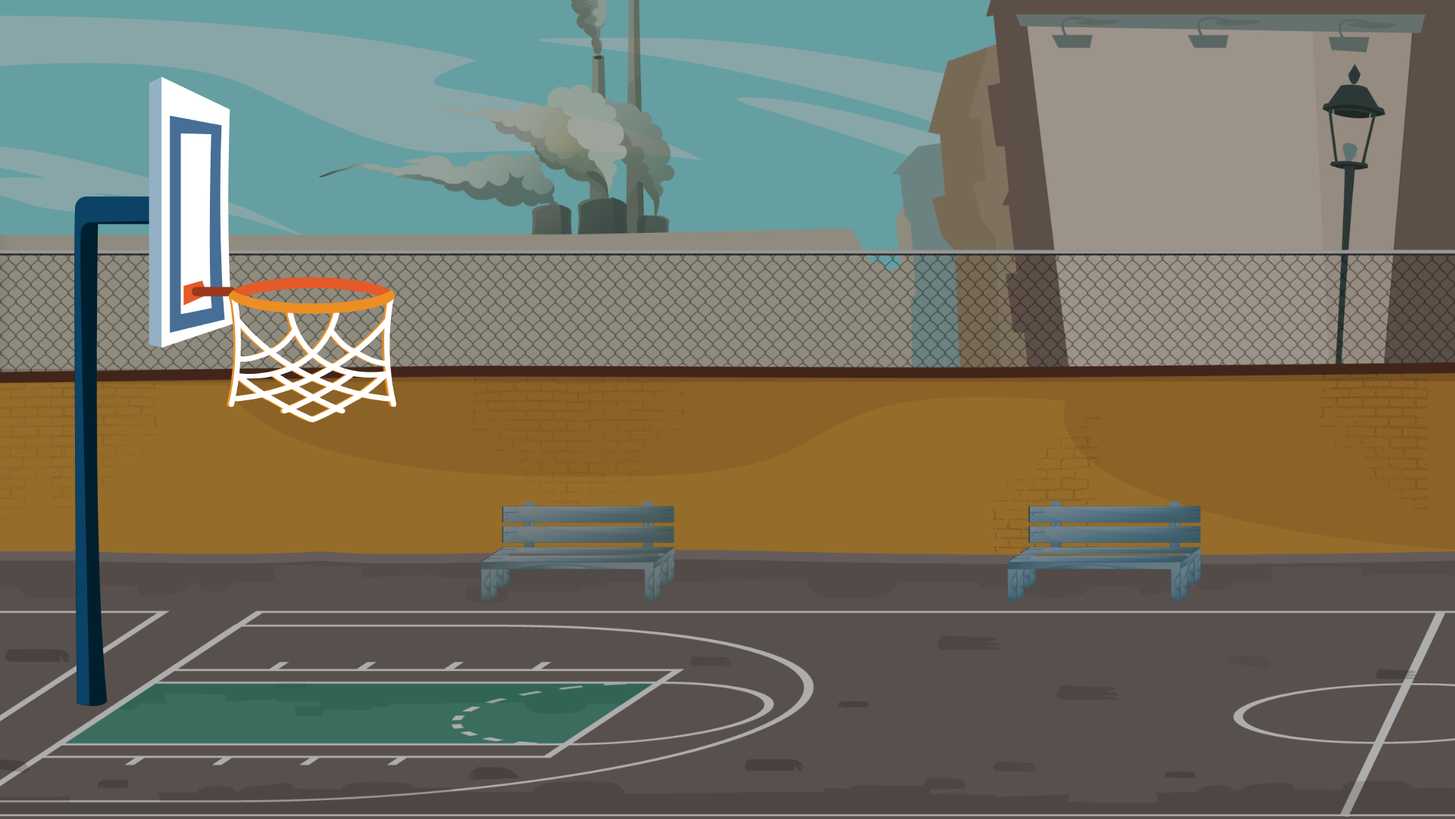
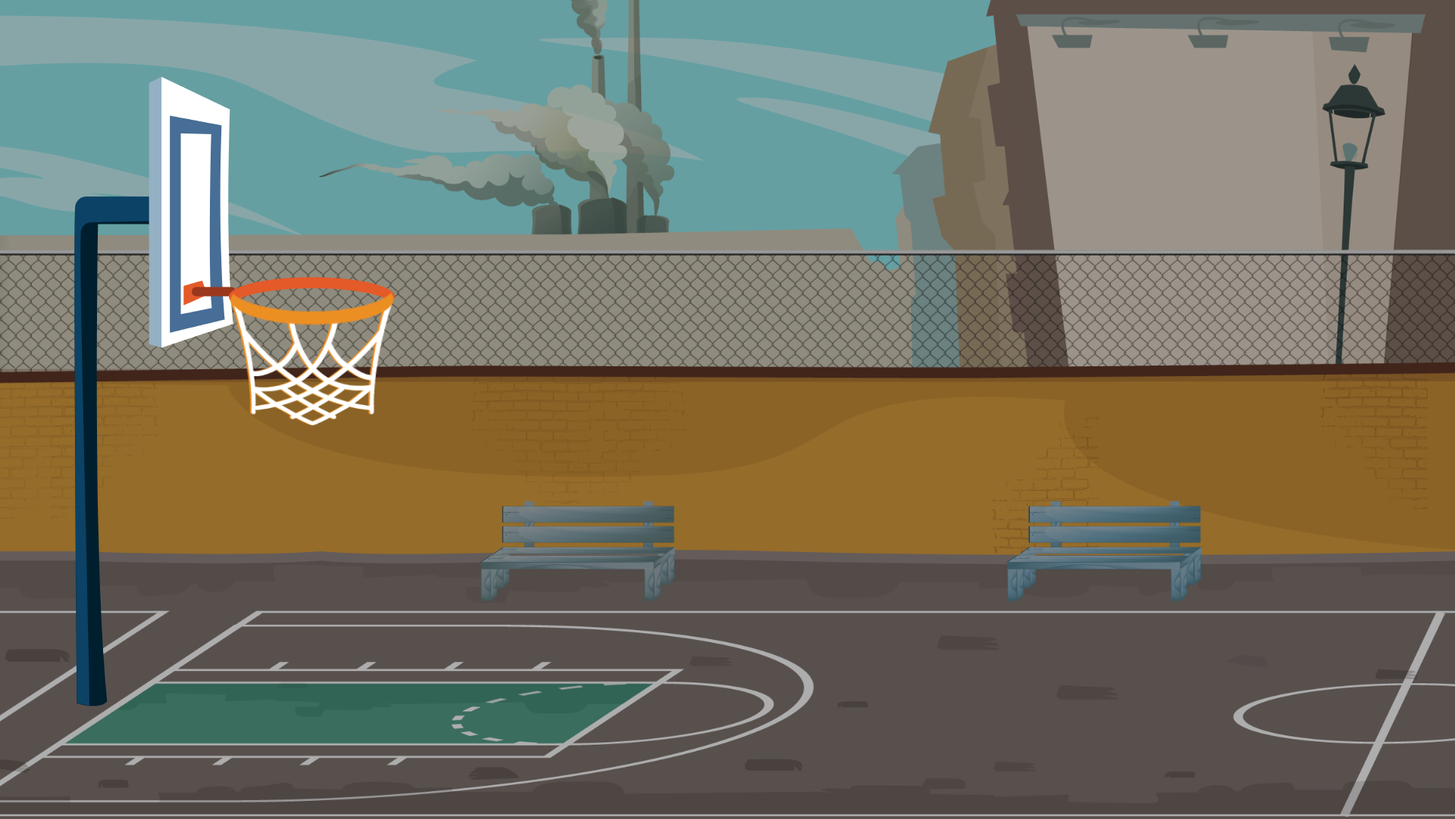
Layers edited between the first and the second 1455 × 819 image:
renamed "Layer 4" to "Layer 6", painted on it over [226, 289, 397, 426]
